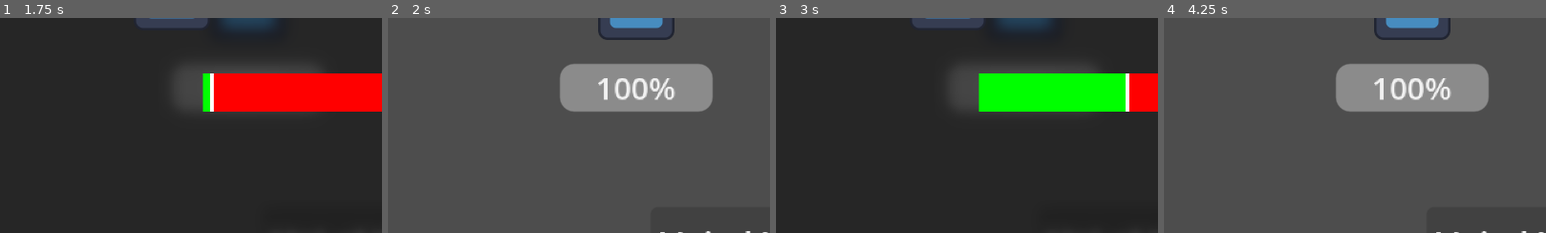
Above: before the commit, frames 1-4 (left to right).
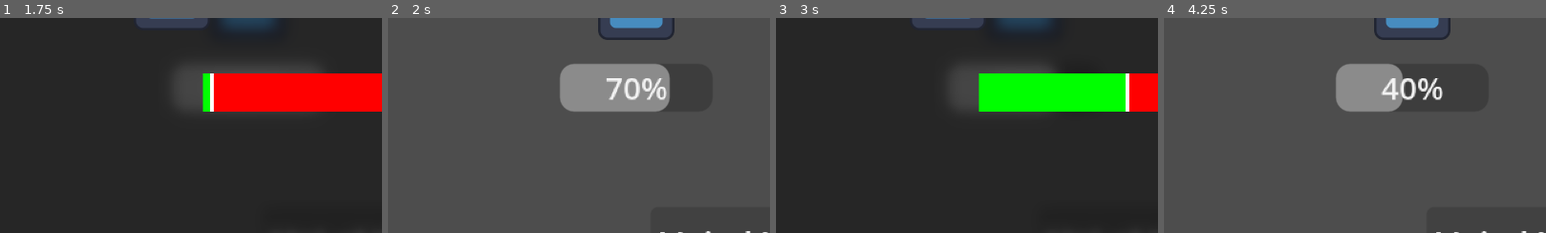
Above: after the commit, the same moments.

Repository: Kevin-Aluth/project-sasaki
Game: Godot game, scene res://Scenes/test.tscn
Two runs of this game, one before a commit and one after it. Both use one fixed random seed, a clock stepped at 60 frames per second and the inputs below. The engine's default icon, where the game draws it, is replaced by a stand-in: a white triangle on a blue panel in a dark square.
Inputs:
- Up to frame 1 (1.75 s): click "Vai al Versus" at 0.5 s; hold 2 (right_choice) from 1.28 s (still down); hold E (button_mash) from 1.28 s (still down)
- Up to frame 2 (2 s): keep holding 2 (right_choice); keep holding E (button_mash)
- Up to frame 3 (3 s): release 2 (right_choice) at 2.03 s; release E (button_mash) at 2.03 s; hold 1 (left_choice) 2.03-2.78 s; tap E (button_mash) at 2.1 s; tap Enter at 2.75 s; hold 2 (right_choice) from 2.78 s (still down); hold E (button_mash) from 2.78 s (still down)
- Up to frame 4 (4.25 s): keep holding 2 (right_choice); release E (button_mash) at 3.53 s; tap E (button_mash) at 3.6 s
The pictures show only the part of the screen within x 0-50%, y 37-87%; the shares and areas given below are measured in that part.

Frame 1 is identical in both runs. In frame 2, 3.6% of the frame differs, in the area x 55-85%, y 21-44%; in frame 3, 0.3%; in frame 4, 5.2%.

Commit message:
Fixed being able to press the button while being already in the versus interface

Diff:
--- a/Scenes/versus_inteface.tscn
+++ b/Scenes/versus_inteface.tscn
@@ -87,6 +87,7 @@
 fill_to = Vector2(1, 0.17881945)
 
 [node name="Control" type="Control" unique_id=364816345]
+process_mode = 3
 layout_mode = 3
 anchors_preset = 15
 anchor_right = 1.0
--- a/Scripts/test_scene.gd
+++ b/Scripts/test_scene.gd
@@ -32,8 +32,10 @@
 	add_child(instance)
 	instance.versus_lost.connect(_on_versus_lost)
 	instance.dialogue_chosen.connect(_on_dialogue_chosen)
+	get_tree().paused = true
 
 func _on_versus_lost() -> void:
+	get_tree().paused = false
 	player_health -= 3
 	update_health_bar()
 
@@ -42,4 +44,5 @@
 	player_health_bar.value = player_health / player_max_health * 100
 
 func _on_dialogue_chosen(dialogue: String) -> void:
+	get_tree().paused = false
 	label.text = dialogue
--- a/Scripts/versus_inteface.gd
+++ b/Scripts/versus_inteface.gd
@@ -20,7 +20,6 @@
 var can_choose_dialogue: bool = false
 
 func _ready() -> void:
-	#progess_bar_fire.position.y -= progess_bar_fire.size.y / 4
 	dialogue_options_container.visible = false
 	enemy_strength = enemy_resource.enemy_strength
 	enemy_face.texture = enemy_resource.enemy_sprite
@@ -32,7 +31,6 @@
 #	We use progress_bar_white_amount to choose the thickness of the white part on the bar split
 	progress_bar.value = value - progress_bar_white_amount
 	progress_bar_white.value = clampf(value, 1.0, 100.0)
-	#progess_bar_fire.position.x = progress_bar.position.x + (progress_bar.texture_progress.width * (progress_bar.value / 100.0)) - progess_bar_fire.size.x / 2
 	if value >= 75 and !can_choose_dialogue:
 		print("mash vinto")
 		dialogue_options_container.visible = true
@@ -40,7 +38,7 @@
 
 	if value <= 0:
 		print("mash perso")
-		versus_lost.emit
+		versus_lost.emit()
 		queue_free()
 
 
